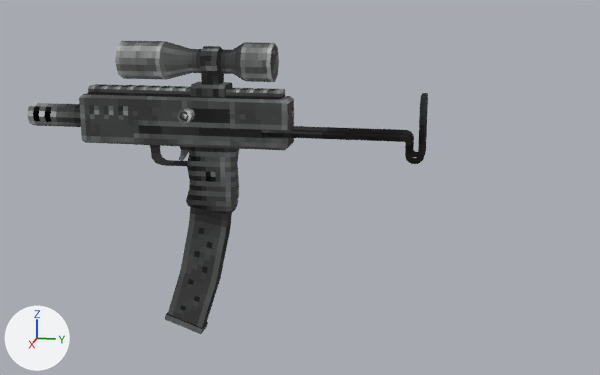
What one commit did to the Blender file graphics/3d/guns.blend.
Both versions are drawn from a 50 mm lens placed at (5.71, 1.75, 0.94), pointed at (0.05, 0.62, -0.47). The axes (+X, +Y, +Z) are drawn at lower left. The lights are the same throughout.

The first picture shows 'SMG'.
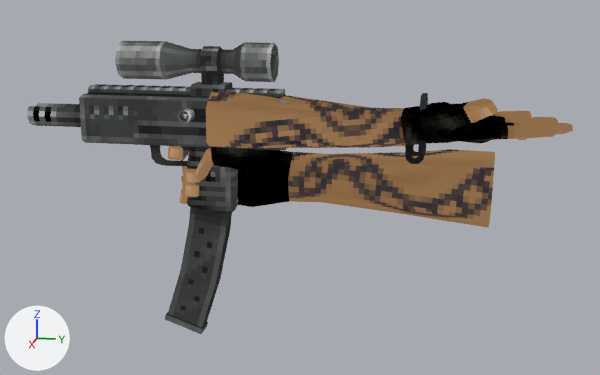
The newer file is also rescaled (x0.177) as a whole; pictures and numbers use the older file's frame.

Boxes (x1, y1, x2, y2) around the edits, measured in the pictures (600 x 375 px):
'HandSMG', added
    after: (168, 146, 495, 227)
'Hand', added
    after: (206, 91, 573, 148)

The edits, one by one:
Picture 'hand' (img_hand) is new.
Material 'Hand' (mat_hand) is new.
Its texture is img_hand.
Mesh me_mesh_0_001 is new.
It has 384 vertices, 420 faces and spans x -0.054..0.041, y -0.064..0.348, z -0.128..-0.027.
It uses material mat_hand (picture img_hand).
Mesh me_mesh_0 is new.
It has 384 vertices, 420 faces and spans x -5.5..8.7, y -43.3..0.0, z -4.4..3.6.
It uses material mat_hand (picture img_hand).
Object 'HandSMG' (ob_handsmg) is new; it shows me_mesh_0_001.
Its location is (0.0, 0.0, 0.0).
Its scale is (5.67, 5.67, 5.67).
It gains a TRIANGULATE modifier named 'Triangulate'.
Object 'Hand' (ob_hand) is new; it shows me_mesh_0.
Its location is (0.0, 0.0, 0.0).
Its rotation in degrees is (180, 0, 0).
Its scale is (0.0567, 0.0567, 0.0567).
